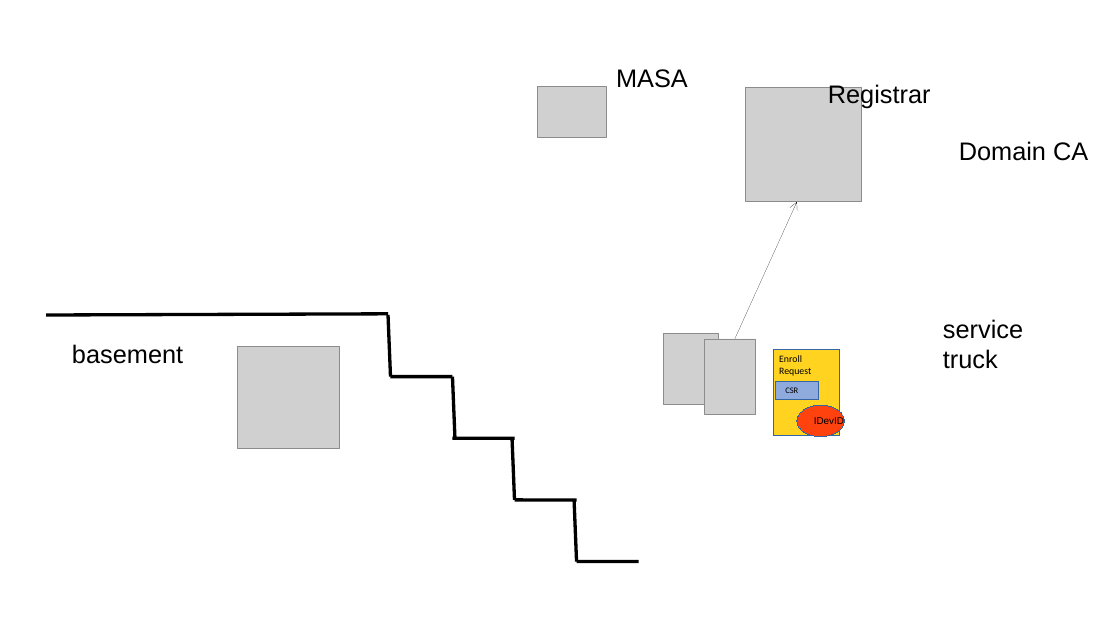
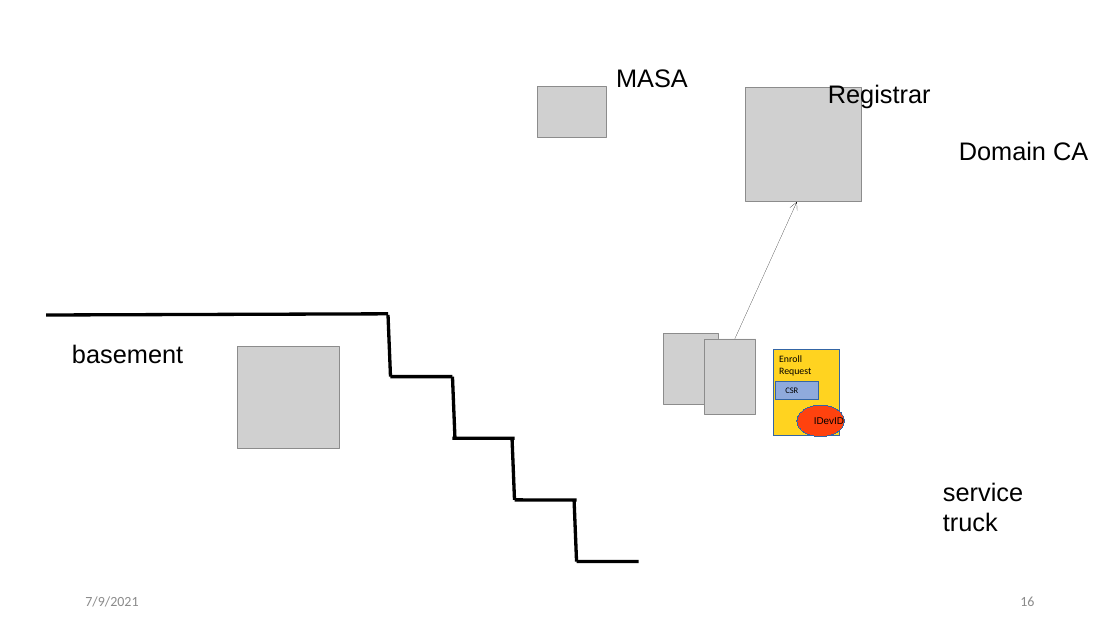
Before and after one commit to anima-wg/anima-brski-ae, a slide deck: slide 16 of presentations/slides-111-BRSKI-AE.pptx (slide 17 before the commit). Drawn at 1120x630 pixels with LibreOffice and Linux fonts; fonts in the diff are those of the drawing; grey boxes stand for pictures. Boxes give left, top, right and bottom in pixels: in the first picture for what was removed or moved away, otherwise in the second. Text is boxed around its words. In the diff, an @@ line names an element or a change of style, - is before the commit and + after.

```diff
--- a/presentations/slides-111-BRSKI-AE.pptx
+++ b/presentations/slides-111-BRSKI-AE.pptx
@@ text "service": place and size @@
-text "service" at <box>943,319,1023,369</box>
+text "service" at <box>943,482,1023,532</box>
@@ text added at <box>85,596,138,607</box>, 12 pt, text #8C8C8C @@
+7/9/2021
@@ page number added at <box>1020,597,1034,606</box>, 12 pt, text #8C8C8C @@
+16
```
Also in this commit, not shown: 20 other slides changed, 1 slide removed.
